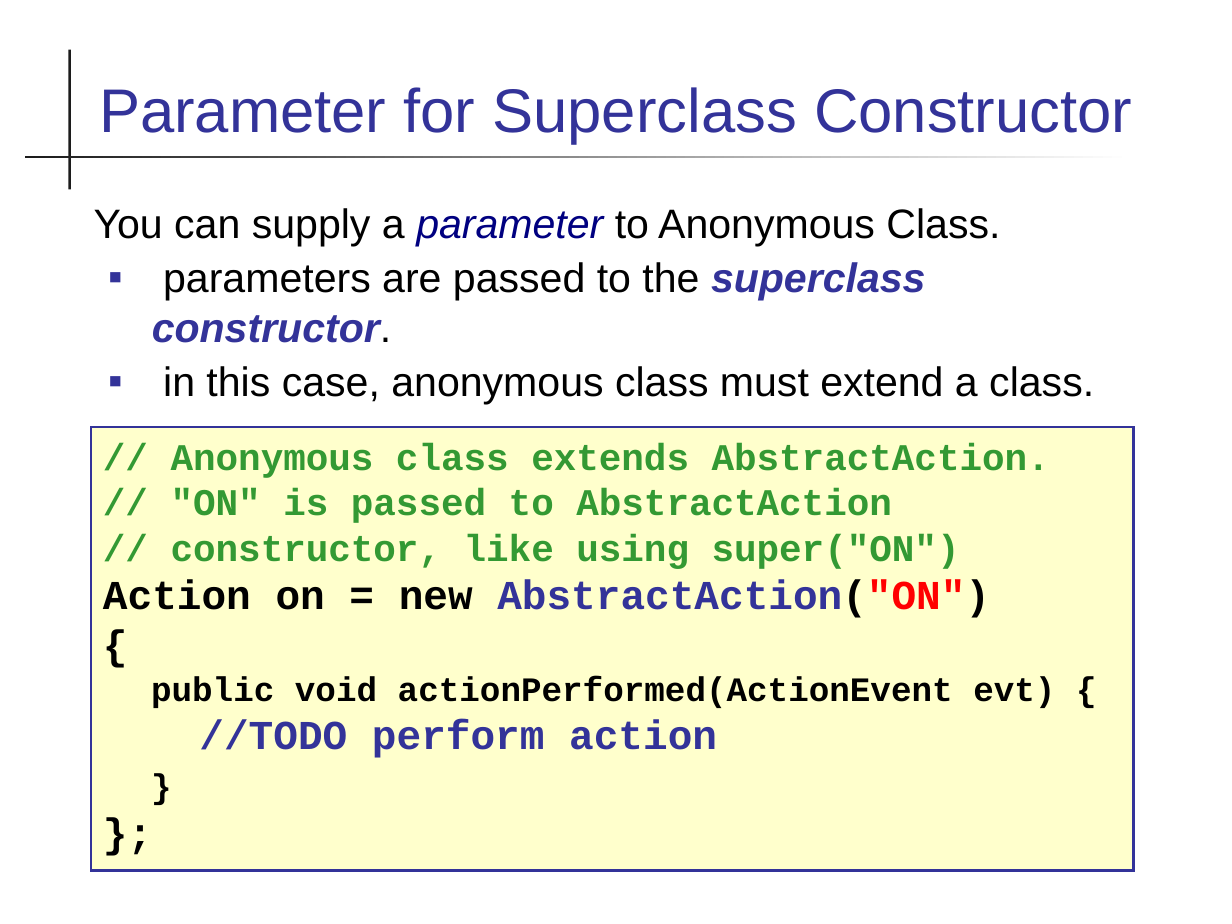
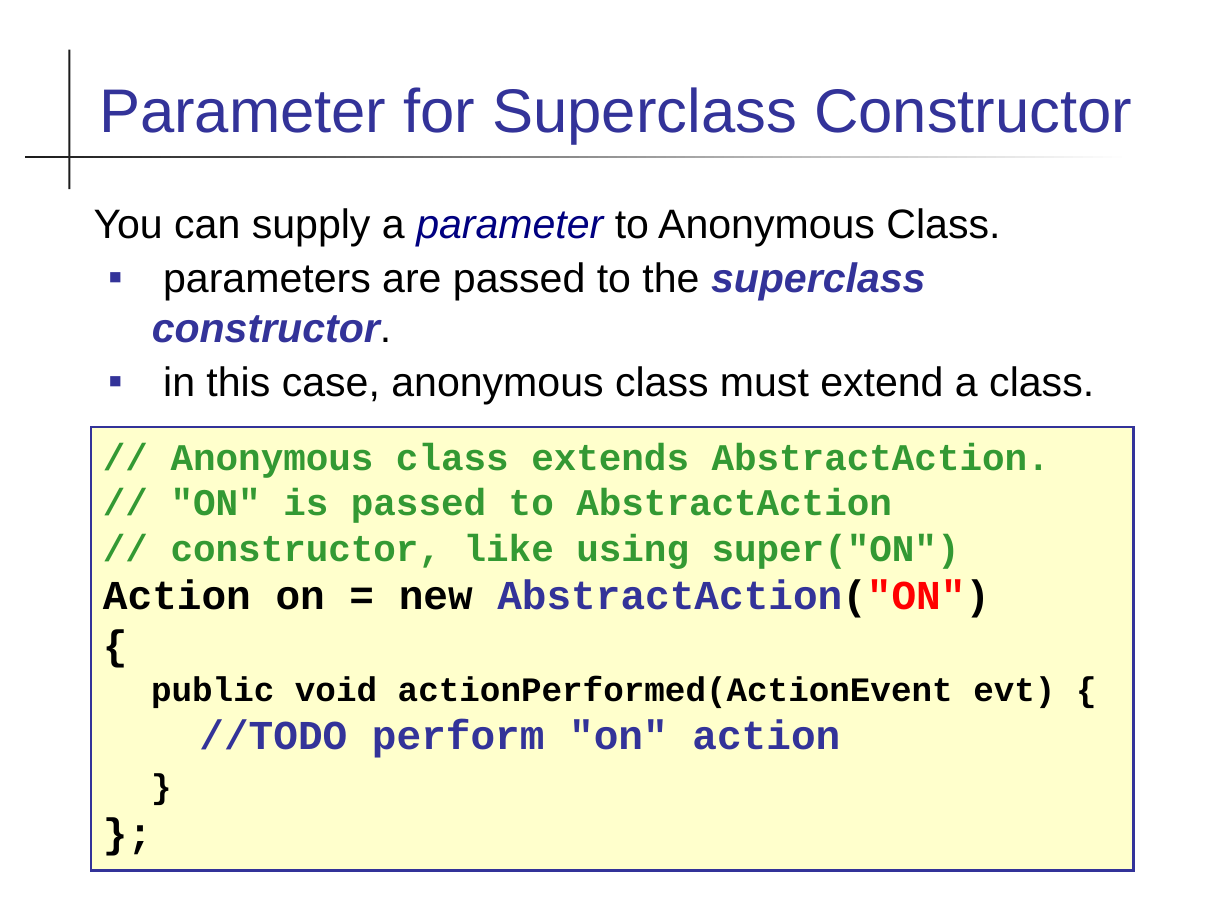
Before and after one commit to skeoop/skeoop.github.io, a slide deck: slide 9 of java-intermed/Anonymous-Class.ppt. Drawn at 1232x924 pixels with LibreOffice and Linux fonts; fonts in the diff are those of the drawing. Boxes give left, top, right and bottom in pixels: in the first picture for what was removed or moved away, otherwise in the second. Text is boxed around its words. In the diff, an @@ line names an element or a change of style, - is before the commit and + after.

```diff
--- a/java-intermed/Anonymous-Class.ppt
+++ b/java-intermed/Anonymous-Class.ppt
@@ text in rectangle at bbox=[199, 719, 840, 758]: text changed @@
-//TODO perform action
+//TODO perform "on" action
```
Also in this commit, not shown: 6 other slides changed, 3 other files.
